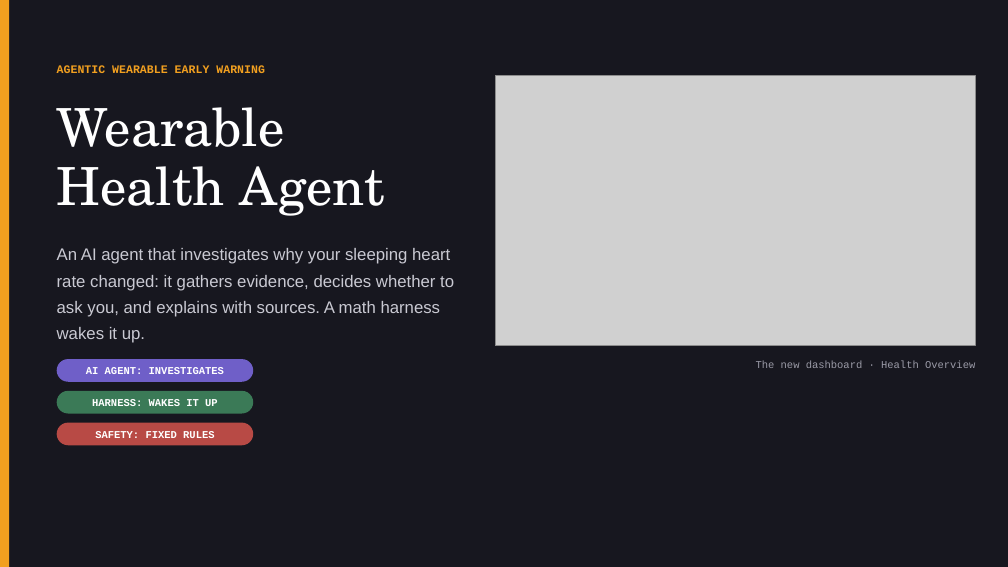
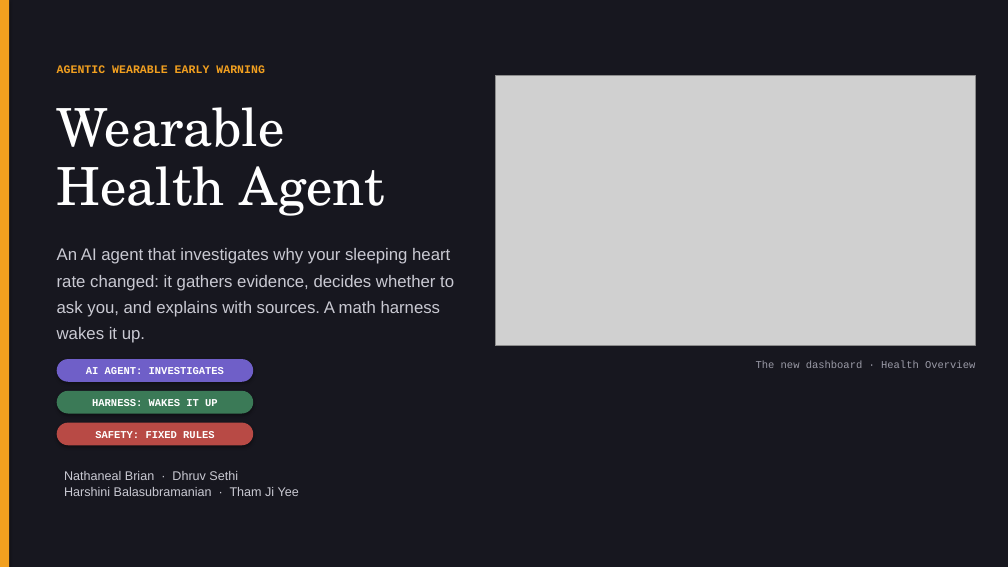
Before and after one commit to NatBrian/wearable-health-agent, a slide deck: slide 1 of docs/presentations/Presentation.pptx. Drawn at 1008x567 pixels with LibreOffice and Linux fonts; fonts in the diff are those of the drawing; grey boxes stand for pictures. Boxes give left, top, right and bottom in pixels: in the first picture for what was removed or moved away, otherwise in the second. Text is boxed around its words. In the diff, an @@ line names an element or a change of style, - is before the commit and + after.

```diff
--- a/docs/presentations/Presentation.pptx
+++ b/docs/presentations/Presentation.pptx
@@ text added at [64, 471, 299, 496], 12 pt, text #C9C9D2 @@
+Nathaneal Brian · Dhruv Sethi
+Harshini Balasubramanian · Tham Ji Yee
```
Also in this commit, not shown: 25 other slides changed, 3 other files.
